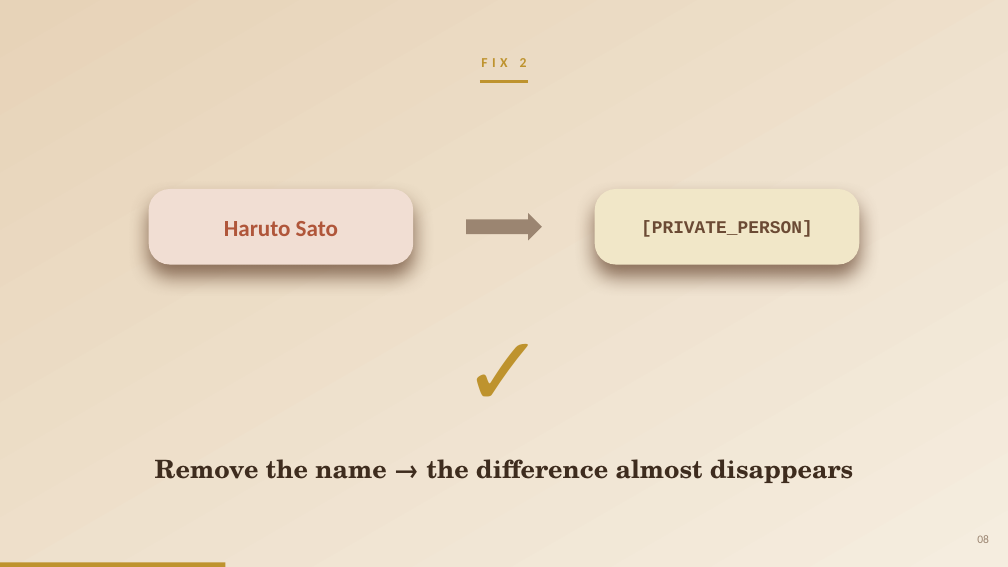
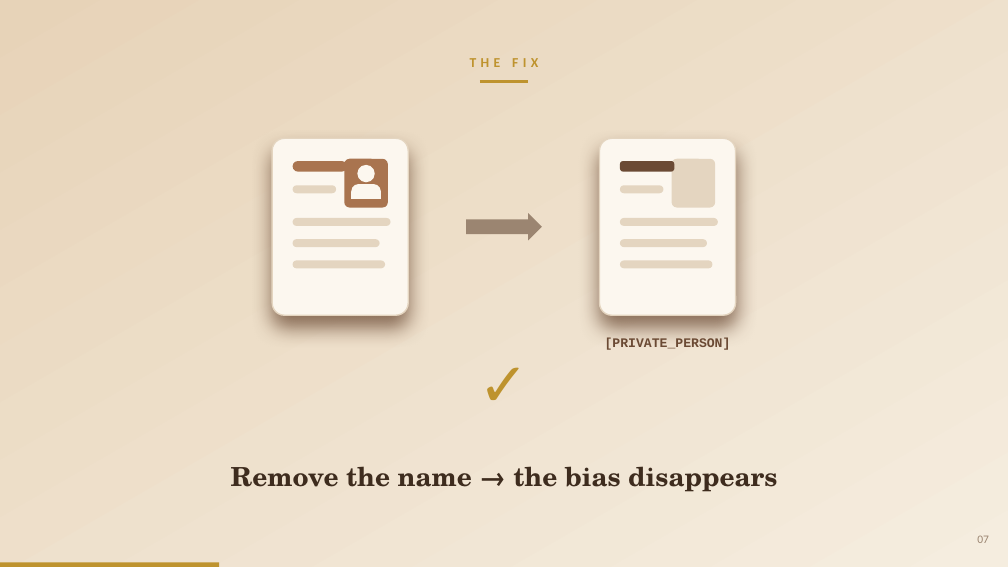
Before and after one commit to pwagle16/visual_communication, a slide deck: slide 7 of presentation/gender_bias_llm_hiring.pptx (slide 8 before the commit). Drawn at 1008x567 pixels with LibreOffice and Linux fonts; fonts in the diff are those of the drawing. Boxes give left, top, right and bottom in pixels: in the first picture for what was removed or moved away, otherwise in the second. Text is boxed around its words. In the diff, an @@ line names an element or a change of style, - is before the commit and + after.

```diff
--- a/presentation/gender_bias_llm_hiring.pptx
+++ b/presentation/gender_bias_llm_hiring.pptx
@@ text at box(470, 58, 538, 67): text changed @@
-FIX 2
+THE FIX
@@ rounded rectangle added at box(272, 138, 408, 315), fill #FCF7EF, outline #E4D5C0 1.3 pt @@
@@ rounded rectangle added at box(600, 138, 736, 315), fill #FCF7EF, outline #E4D5C0 1.3 pt @@
@@ rounded rectangle added at box(293, 161, 347, 172), fill #A9744F @@
@@ rounded rectangle added at box(344, 159, 388, 208), fill #A9744F @@
@@ ellipse added at box(358, 165, 375, 182), fill #FCF7EF @@
@@ rounded rectangle added at box(620, 161, 675, 172), fill #6B4A34 @@
@@ rounded rectangle added at box(671, 159, 715, 208), fill #E4D5C0 @@
@@ rounded rectangle removed at box(149, 189, 414, 265) @@
@@ rounded rectangle added at box(293, 185, 337, 194), fill #E4D5C0 @@
@@ round same rect added at box(352, 184, 381, 199), fill #FCF7EF @@
@@ rounded rectangle removed at box(595, 189, 860, 265) @@
@@ rounded rectangle added at box(620, 185, 664, 194), fill #E4D5C0 @@
@@ text removed at box(224, 221, 338, 236) @@
-Haruto Sato
@@ rounded rectangle added at box(293, 218, 391, 226), fill #E4D5C0 @@
@@ rounded rectangle added at box(293, 239, 380, 247), fill #E4D5C0 @@
@@ rounded rectangle added at box(620, 218, 718, 226), fill #E4D5C0 @@
@@ rounded rectangle added at box(620, 239, 707, 247), fill #E4D5C0 @@
@@ rounded rectangle added at box(293, 260, 385, 268), fill #E4D5C0 @@
@@ rounded rectangle added at box(620, 260, 712, 268), fill #E4D5C0 @@
@@ text "[PRIVATE_PERSON]": place and size @@
-text "[PRIVATE_PERSON]" at box(641, 221, 813, 237)
+text "[PRIVATE_PERSON]" at box(605, 337, 731, 350)
@@ text "[PRIVATE_PERSON]" at box(605, 337, 731, 350): size 17 to 12.5 pt @@
@@ text "✓": place and size @@
-text "✓" at box(383, 314, 625, 420)
+text "✓" at box(406, 344, 603, 420)
@@ text "✓" at box(406, 344, 603, 420): size 94 to 58 pt @@
@@ text at box(231, 466, 777, 492): text changed; size 24 to 25 pt @@
-Remove the name → the difference almost disappears
+Remove the name → the bias disappears
@@ text at box(977, 535, 989, 543): text changed @@
-08
+07
@@ rectangle: place and size @@
-rectangle at box(0, 563, 225, 567)
+rectangle at box(0, 563, 219, 567)
```
Also in this commit, not shown: 6 other slides changed, 1 slide added, 2 slides removed, 1 other file.
